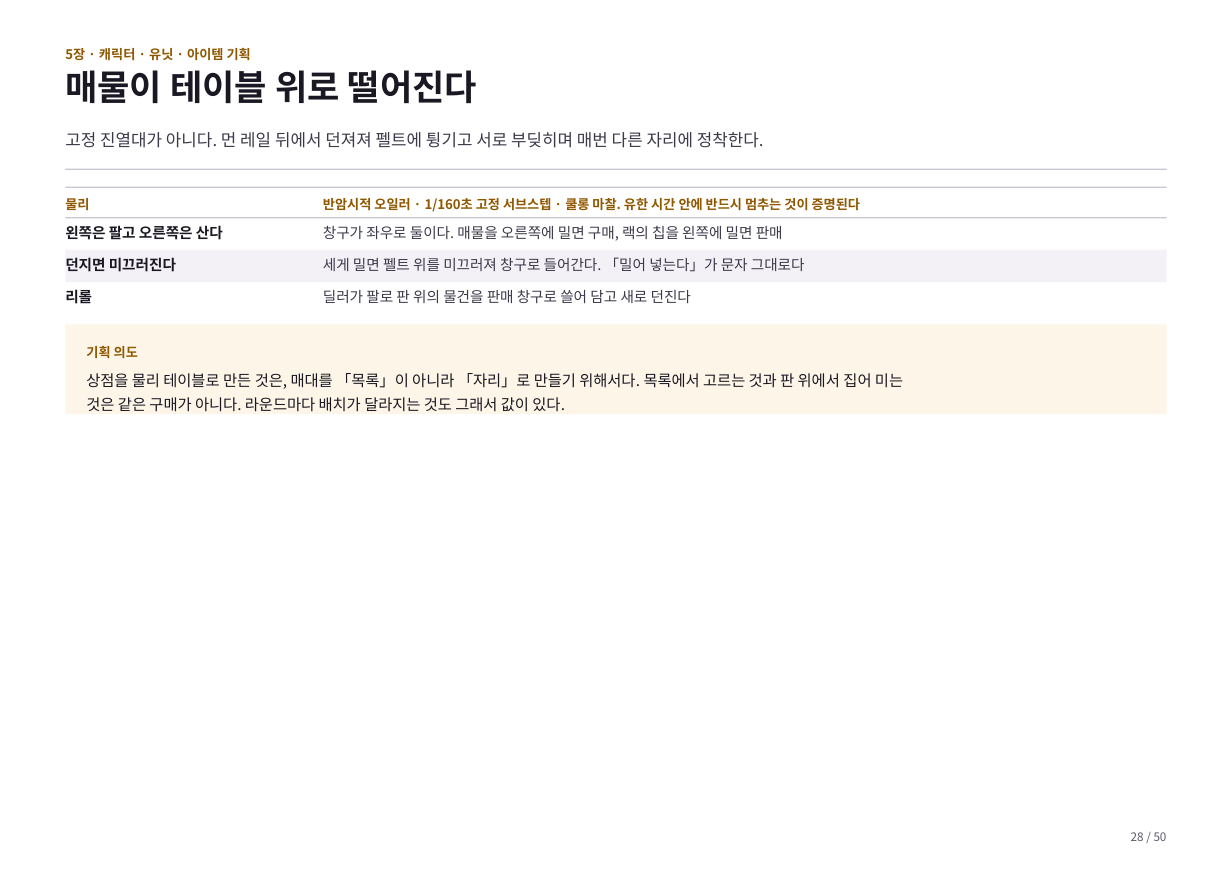
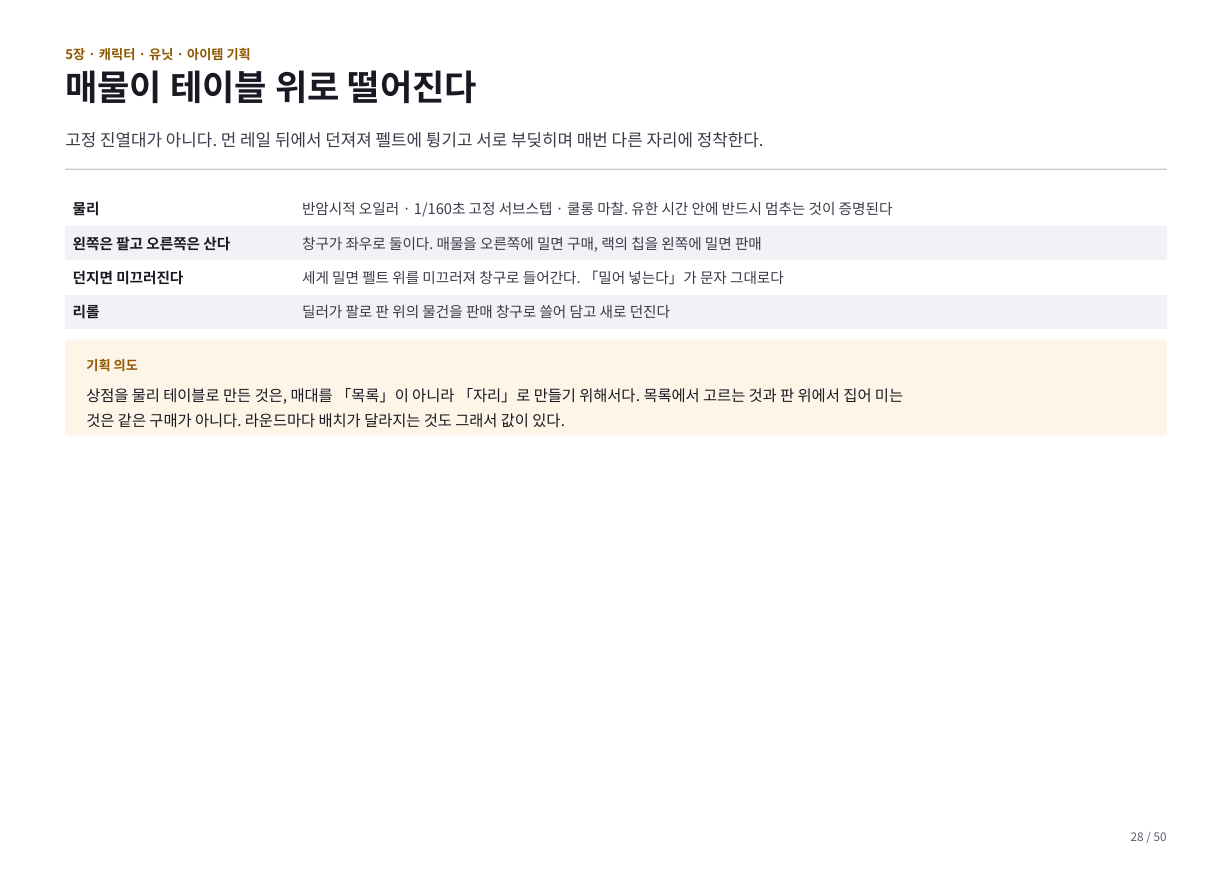
Before and after one commit to GGbong69/test-03, a slide deck: slide 28 of docs/기획서.pptx. Drawn at 1232x872 pixels with LibreOffice and Linux fonts; fonts in the diff are those of the drawing. Boxes give left, top, right and bottom in pixels: in the first picture for what was removed or moved away, otherwise in the second. Text is boxed around its words. In the diff, an @@ line names an element or a change of style, - is before the commit and + after.

```diff
--- a/docs/기획서.pptx
+++ b/docs/기획서.pptx
@@ rectangle removed at [65,187,1167,188] @@
@@ text removed at [65,198,89,211] @@
-물리
@@ table added at [65,192,1167,329], 4 rows, 2 columns @@
+물리 | 반암시적 오일러 · 1/160초 고정 서브스텝 · 쿨롱 마찰. 유한 시간 안에 반드시 멈추는 것이 증명된다
+왼쪽은 팔고 오른쪽은 산다 | 창구가 좌우로 둘이다. 매물을 오른쪽에 밀면 구매, 랙의 칩을 왼쪽에 밀면 판매
+던지면 미끄러진다 | 세게 밀면 펠트 위를 미끄러져 창구로 들어간다. 「밀어 넣는다」가 문자 그대로다
+리롤 | 딜러가 팔로 판 위의 물건을 판매 창구로 쓸어 담고 새로 던진다
@@ text removed at [323,195,861,213] @@
-반암시적 오일러 · 1/160초 고정 서브스텝 · 쿨롱 마찰. 유한 시간 안에 반드시 멈추는 것이 증명된다
@@ rectangle removed at [65,217,1167,218] @@
@@ text removed at [65,225,223,240] @@
-왼쪽은 팔고 오른쪽은 산다
@@ text removed at [323,226,783,241] @@
-창구가 좌우로 둘이다. 매물을 오른쪽에 밀면 구매, 랙의 칩을 왼쪽에 밀면 판매
@@ rectangle removed at [65,250,1167,281] @@
@@ text removed at [65,257,176,272] @@
-던지면 미끄러진다
@@ text removed at [323,257,805,272] @@
-세게 밀면 펠트 위를 미끄러져 창구로 들어간다. 「밀어 넣는다」가 문자 그대로다
@@ text removed at [65,290,92,304] @@
-리롤
@@ text removed at [323,290,691,303] @@
-딜러가 팔로 판 위의 물건을 판매 창구로 쓸어 담고 새로 던진다
@@ rectangle removed at [65,325,1167,414] @@
@@ rectangle "기획 의도": place and size @@
-rectangle "기획 의도" at [86,373,903,412]
+rectangle "기획 의도" at [65,339,1167,435]
@@ rectangle "기획 의도" at [65,339,1167,435]: fill none to #FDF6E8 @@
@@ text in rectangle at [86,359,138,372]: paragraph added @@
+기획 의도
@@ text removed at [86,346,138,359] @@
-기획 의도
@@ text in rectangle at [86,388,903,428]: line spacing 1.28 to 1.32; more space between paragraphs @@
```
Also in this commit, not shown: 49 other slides changed, 1 other file.
